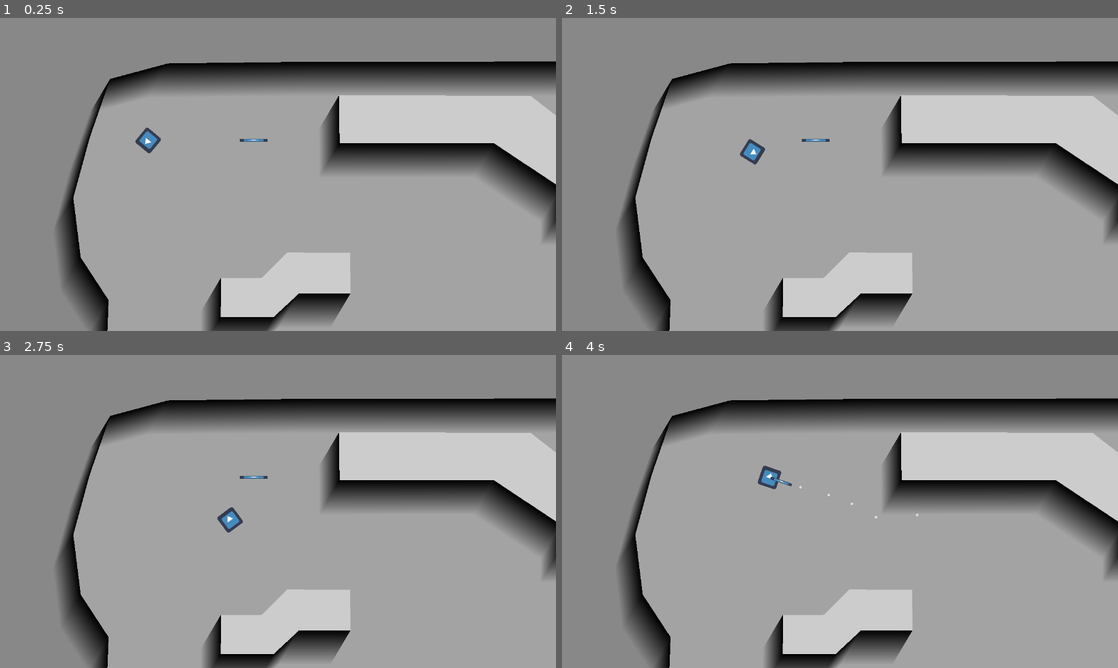
Above: before the commit, frames 1-4 (two rows, left to right).
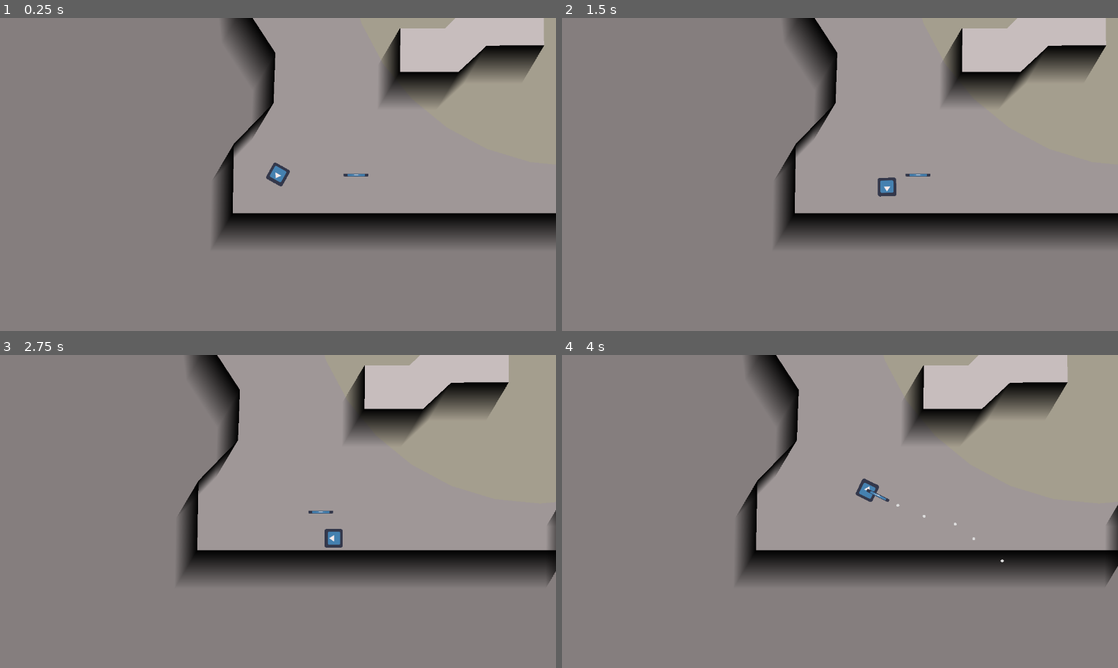
Above: after the commit, the same moments.

Repository: nelsonwenner/godot-topdown-shooter
Game: Godot game, scene res://src/scenes/levels/LevelOne.tscn
Same seed, same stepped clock (60 frames per second), same inputs: the game is played once before the commit and once after it. This scene is started directly instead of the project's main scene. The engine's default icon, where the game draws it, is replaced by a stand-in: a white triangle on a blue panel in a dark square.
Inputs (mouse positions are in pixels of both pictures, inside the frame that each line leads up to):
- Up to frame 1 (0.25 s): no input
- Up to frame 2 (1.5 s): tap Enter at 0.5 s; move the mouse to (962, 158) at 0.52 s; press the mouse at (962, 158) at 0.53 s; hold D (player_right) 0.53-1.28 s; tap E (pickup) at 0.6 s; move the mouse to (728, 190) at 1.27 s; release the mouse at (728, 190) at 1.28 s; hold S (player_down) from 1.28 s (still down); click (728, 190) at 1.35 s
- Up to frame 3 (2.75 s): tap E (pickup) at 1.55, 2.1 s; move the mouse to (333, 442) at 2.02 s; release S (player_down) at 2.03 s; press the mouse at (333, 442) at 2.03 s; hold D (player_right) from 2.03 s (still down)
- Up to frame 4 (4 s): move the mouse to (812, 574) at 2.77 s; release D (player_right) at 2.78 s; release the mouse at (812, 574) at 2.78 s; hold W (player_up) 2.78-3.53 s; click (812, 574) at 2.85 s; tap E (pickup) at 3.05, 3.6 s; move the mouse to (1006, 558) at 3.52 s; press the mouse at (1006, 558) at 3.53 s; hold A (player_left) from 3.53 s (still down)

The runs differ from the first frame. In frame 1, 68% of the frame differs, in the area x 10-100%, y 0-100%; in frame 2, 68%; in frame 3, 67%; in frame 4, 66%.

Commit message:
refat: refactored weapon

Diff:
--- a/project.godot
+++ b/project.godot
@@ -66,9 +66,9 @@
 
 [layer_names]
 
-2d_physics/layer_1="wall"
+2d_physics/layer_1="walls"
 2d_physics/layer_2="player"
-2d_physics/layer_3="enemy"
+2d_physics/layer_3="enemies"
 2d_physics/layer_4="bullet"
 
 [rendering]
--- /dev/null
+++ b/src/scenes/enemies/Enemy.gd
@@ -0,0 +1,76 @@
+extends KinematicBody2D
+
+onready var weapon = preload("res://src/scenes/weapons/weapon.tscn")
+
+export (int) var detect_radius
+var vis_color = Color(.867, .91, .247, 0.1)
+var laser_color = Color(1.0, .329, .298)
+
+var weapon_instance = null
+
+var can_shoot = true
+
+var hit_pos
+var target
+
+
+func _ready():
+	$ShootWeaponTime.wait_time = 0.2
+	$Sprite.self_modulate = Color(0.2, 0, 0)
+	var shape = CircleShape2D.new()
+	shape.radius = detect_radius
+	$Visibility/CollisionShape2D.shape = shape
+	_init_weapon()
+
+
+func _init_weapon():
+	weapon_instance = weapon.instance()
+	weapon_instance.position.x = 40
+	add_child(weapon_instance)
+	weapon_instance._ini(
+		self,"AK47",null,1,
+		0.8,0.1,500,1,700,
+		0,36,10,0.1
+	)
+
+func _physics_process(_delta):
+	update()
+	if target:
+		_aim()
+
+func _aim():
+	var space_state = get_world_2d().direct_space_state
+	var result = space_state.intersect_ray(position,
+		target.position, [self], collision_mask)
+	if result:
+		hit_pos = result.position
+		if result.collider.name == "player":
+			get_node("Sprite").self_modulate.r = 1.0
+			rotation = (target.position - position).angle()
+			if can_shoot:
+				weapon_instance.shoot(target.position)
+
+
+func _draw():
+	draw_circle(Vector2(0, 0), detect_radius, vis_color)
+	if target:
+		draw_circle((hit_pos - position).rotated(-rotation), 5, laser_color)
+		draw_line(Vector2(), (hit_pos - position).rotated(-rotation), laser_color)
+
+
+func _on_Visibility_body_entered(_body):
+	if target: return
+	var bodies = $"Visibility".get_overlapping_bodies()
+	for body in bodies:
+		if body.name == "player":
+			target = body
+
+
+func _on_Visibility_body_exited(_body):
+	if _body == target:
+		get_node("Sprite").self_modulate.r = 0.2
+		target = null
+
+
+func _on_ShootWeaponTime_timeout():
+	can_shoot = true
--- /dev/null
+++ b/src/scenes/enemies/Enemy.tscn
@@ -0,0 +1,29 @@
+[gd_scene load_steps=4 format=2]
+
+[ext_resource path="res://icon.png" type="Texture" id=1]
+[ext_resource path="res://src/scenes/enemies/Enemy.gd" type="Script" id=2]
+
+[sub_resource type="RectangleShape2D" id=1]
+extents = Vector2( 30.556, 31.3067 )
+
+[node name="Enemy" type="KinematicBody2D"]
+scale = Vector2( 0.8, 0.8 )
+collision_layer = 4
+collision_mask = 3
+script = ExtResource( 2 )
+detect_radius = 600
+
+[node name="Sprite" type="Sprite" parent="."]
+texture = ExtResource( 1 )
+
+[node name="Collision" type="CollisionShape2D" parent="."]
+shape = SubResource( 1 )
+
+[node name="ShootWeaponTime" type="Timer" parent="."]
+
+[node name="Visibility" type="Area2D" parent="."]
+
+[node name="CollisionShape2D" type="CollisionShape2D" parent="Visibility"]
+[connection signal="timeout" from="ShootWeaponTime" to="." method="_on_ShootWeaponTime_timeout"]
+[connection signal="body_entered" from="Visibility" to="." method="_on_Visibility_body_entered"]
+[connection signal="body_exited" from="Visibility" to="." method="_on_Visibility_body_exited"]
--- a/src/scenes/levels/LevelOne.tscn
+++ b/src/scenes/levels/LevelOne.tscn
@@ -1,10 +1,14 @@
-[gd_scene load_steps=4 format=2]
+[gd_scene load_steps=6 format=2]
 
 [ext_resource path="res://src/scenes/player/player.tscn" type="PackedScene" id=1]
 [ext_resource path="res://src/scenes/weapons/weapon.tscn" type="PackedScene" id=2]
 [ext_resource path="res://src/effects/shadown.tscn" type="PackedScene" id=3]
+[ext_resource path="res://src/scenes/enemies/Enemy.tscn" type="PackedScene" id=4]
+[ext_resource path="res://icon.png" type="Texture" id=5]
 
 [node name="LevelOne" type="Node2D"]
+modulate = Color( 0.972549, 0.92549, 0.92549, 1 )
+self_modulate = Color( 0.937255, 0.0392157, 0.0392157, 1 )
 __meta__ = {
 "_edit_horizontal_guides_": [  ]
 }
@@ -69,8 +73,13 @@
 [node name="Walls" type="Node2D" parent="Environment"]
 
 [node name="ShadedAllPoly1" type="Polygon2D" parent="Environment/Walls"]
+position = Vector2( -890.362, -6.00237 )
+scale = Vector2( 1.63828, 1.22206 )
 color = Color( 0.537255, 0.537255, 0.537255, 1 )
-polygon = PoolVector2Array( 1920.49, 0.184875, -3.47266, -2.19653, -0.644226, 1081.09, 1922.69, 1086.75 )
+polygon = PoolVector2Array( 2378.69, -474.214, 1099.31, -453.149, -3.52032, -453.149, -1.91064, 1249.69, 2378.69, 1265.14 )
+__meta__ = {
+"_edit_lock_": true
+}
 
 [node name="ShadedAllPoly2" type="Polygon2D" parent="Environment/Walls"]
 position = Vector2( 15.1021, 0 )
@@ -91,9 +100,13 @@
 [node name="Characters" type="Node2D" parent="."]
 
 [node name="player" parent="Characters" instance=ExtResource( 1 )]
-position = Vector2( 341.147, 281.817 )
+position = Vector2( 255.427, 900.903 )
+
+[node name="Enemy" parent="Characters" instance=ExtResource( 4 )]
+position = Vector2( 871.924, 404.543 )
 
 [node name="Items" type="Node2D" parent="."]
 
 [node name="weapon" parent="Items" instance=ExtResource( 2 )]
-position = Vector2( 583.852, 281.363 )
+position = Vector2( 417.175, 902.037 )
+SPRITE_WEAPON = ExtResource( 5 )
--- a/src/scenes/player/player.tscn
+++ b/src/scenes/player/player.tscn
@@ -8,7 +8,7 @@
 
 [node name="Player" type="KinematicBody2D"]
 light_mask = 2
-scale = Vector2( 0.7, 0.7 )
+scale = Vector2( 0.6, 0.6 )
 collision_layer = 2
 script = ExtResource( 2 )
 
@@ -21,3 +21,9 @@
 [node name="PlayerPositionWeapon" type="Position2D" parent="."]
 position = Vector2( 40.6356, 0 )
 scale = Vector2( 2, 2 )
+
+[node name="Camera2D" type="Camera2D" parent="."]
+current = true
+zoom = Vector2( 0.9, 0.9 )
+drag_margin_h_enabled = true
+drag_margin_v_enabled = true
--- a/src/scenes/weapons/weapon.gd
+++ b/src/scenes/weapons/weapon.gd
@@ -1,13 +1,19 @@
 extends Area2D
 
 onready var bullet = preload("res://src/scenes/bullets/BaseBullet.tscn")
+
+export var WEAPON_TYPE = "AK47"
+export (Texture) var SPRITE_WEAPON
+
+var SCALE_WEAPON_X = 0.8
+var SCALE_WEAPON_Y = 0.1
+
 export var bullet_color:Color
-
-var BULLET_SIZE = 1
-var BULLETS = 1
 var BULLET_SPEED = 500
 var SHOOT_RAGE = 700
+var BULLET_SIZE = 1
 var KNOCKBACK = 0
+var BULLETS = 1
 var DAMAGE = 10
 var STRAY = 0.1
 
@@ -17,91 +23,122 @@
 var MAX_SLOT = 36
 var SLOT = -1
 
-var WEAPON_TYPE = "UZI"
+var picked = false
+var can_pick: bool
+
+var player_hand = null
+
+var PLAYER = null
+var ENEMY = null
 
 var can_shoot = true
 
-var can_pick: bool
-var picked = false
-var player_hand
-var player
 
+func _ini(
+		enemy_instance,
+		weapon_type,
+		sprite_weapon,
+		bullet_quantity,
+		scale_weapon_x,
+		scale_weapon_y,
+		bullet_speed,
+		bullet_size,
+		shoot_range,
+		knockback,
+		max_slot,
+		damage,
+		stray
+	):
 
-func _ini(type,shoot_weapon_time,reload_weapon_time,bullet_quantity,bullet_speed,bullet_size,shoot_range,knockback,max_slot,damage,stray):
-	SHOOT_WEAPON_TIME = shoot_weapon_time
-	RELOAD_WEAPON_TIME = reload_weapon_time
+	SCALE_WEAPON_X = scale_weapon_x
+	SCALE_WEAPON_Y = scale_weapon_y
+	SPRITE_WEAPON = sprite_weapon
+	BULLET_SPEED = bullet_speed
+	WEAPON_TYPE = weapon_type
 	BULLETS = bullet_quantity
-	BULLET_SPEED = bullet_speed
 	BULLET_SIZE = bullet_size
 	SHOOT_RAGE = shoot_range
+	ENEMY = enemy_instance
 	KNOCKBACK = knockback
 	MAX_SLOT = max_slot
-	WEAPON_TYPE = type
 	DAMAGE = damage
 	STRAY = stray
 
+
 func _ready():
+	if ENEMY: $CanvasLayer/munition.hide()
 	$ShootWeaponTime.wait_time = SHOOT_WEAPON_TIME
 	$ReloadWeaponTime.wait_time = RELOAD_WEAPON_TIME
+	#$Sprite.texture = SPRITE_WEAPON
+	scale.x = SCALE_WEAPON_X
+	scale.y = SCALE_WEAPON_Y
 	SLOT = MAX_SLOT
+	z_index = 2
 
 
 func _process(_delta):
-	if can_pick:
+	if !ENEMY && can_pick:
 		if Input.is_action_just_pressed("pickup") && !picked:
-			_pick(player, "PlayerPositionWeapon")
+			_pick(PLAYER, "PlayerPositionWeapon")
 
 		if Input.is_action_pressed("shoot") and can_shoot:
-			_shoot()
+			shoot(get_global_mouse_position())
 
 
 func _physics_process(_delta):
-	if picked:
-		z_index = 2
-		scale.x = 0.8
-		scale.y = 0.5
-		position = player_hand.get_global_position() + Vector2(0, 0).rotated(rotation)
-		rotation = player_hand.get_global_rotation()
-		_reload()
+	if !ENEMY && picked:
+		_add_weapon_in_player()
 
 
 func _on_weapon_body_entered(_body):
-	var bodies = $".".get_overlapping_bodies()
+	var bodies = get_node(".").get_overlapping_bodies()
 	for body in bodies:
 		if body.name == "player" && !picked:
-			player = body # set player var to the overlapping body
+			PLAYER = body
 			can_pick = true
 
 
-func _shoot():
+func shoot(pos):
 	if SLOT > 0:
 		for i in BULLETS:
 			var bullet_instance = bullet.instance()
-			var weapon_position = $WeaponPosition.get_global_position() + Vector2(0, 0).rotated(rotation)
-			var weapon_rotation = $WeaponPosition.get_global_rotation() + deg2rad(90)
+			var weapon_position = get_node("WeaponPosition").get_global_position() + Vector2(0, 0).rotated(rotation)
+			var weapon_rotation = get_node("WeaponPosition").get_global_rotation() + deg2rad(90)
 
-			var target = (get_global_mouse_position() - weapon_position).normalized()
+			var target = (pos - weapon_position).normalized()
 
-			if STRAY > 0:
-				target = target.rotated(rand_range(STRAY*-1,STRAY))
+			if STRAY > 0: target = target.rotated(rand_range(STRAY*-1,STRAY))
 
 			bullet_instance._ini(
 				target,rand_range(BULLET_SPEED*0.9, BULLET_SPEED*1.1),
 				weapon_position, weapon_rotation,
 				SHOOT_RAGE, DAMAGE, KNOCKBACK,
-				bullet_color, BULLET_SIZE
-			)
-			$BulletContainer.add_child(bullet_instance)
-			SLOT -= 1
-			$CanvasLayer/munition.text = str(SLOT) + "/" + str(MAX_SLOT)
-		can_shoot = false
-		$ShootWeaponTime.start()
+				bullet_color, BULLET_SIZE)
+
+			get_node("BulletContainer").add_child(bullet_instance)
+
+			if PLAYER:
+				SLOT -= 1
+				get_node("CanvasLayer/munition").text = str(SLOT) + "/" + str(MAX_SLOT)
+
+		if PLAYER:
+			can_shoot = false
+			get_node("ShootWeaponTime").start()
+		else:
+			ENEMY.can_shoot = false
+			ENEMY.get_node('ShootWeaponTime').start()
 
 
 func _pick(picker_current, player_position_hand):
-	player_hand = picker_current.get_node(player_position_hand) # reference player_hand
+	player_hand = picker_current.get_node(player_position_hand)
 	position = picker_current.get_global_position()
 	picked = true
+
+
+func _add_weapon_in_player():
+		position = player_hand.get_global_position() + Vector2(0, 0).rotated(rotation)
+		rotation = player_hand.get_global_rotation()
+		_reload()
 
 
 func _reload():
--- a/src/scenes/weapons/weapon.tscn
+++ b/src/scenes/weapons/weapon.tscn
@@ -4,17 +4,15 @@
 [ext_resource path="res://src/scenes/weapons/weapon.gd" type="Script" id=2]
 
 [sub_resource type="RectangleShape2D" id=1]
-extents = Vector2( 31.9595, 6.125 )
+extents = Vector2( 31.9595, 31.6679 )
 
 [node name="Weapon" type="Area2D"]
-scale = Vector2( 1, 0.6 )
 collision_layer = 0
 collision_mask = 2
 script = ExtResource( 2 )
 bullet_color = Color( 0.866667, 0.866667, 0.866667, 1 )
 
 [node name="Sprite" type="Sprite" parent="."]
-scale = Vector2( 1, 0.2 )
 texture = ExtResource( 1 )
 
 [node name="Collision" type="CollisionShape2D" parent="."]
--- /dev/null
+++ b/src/scripts/WeaponBase.gd
@@ -0,0 +1,46 @@
+extends Area2D
+
+onready var bullet = preload("res://src/scenes/bullets/BaseBullet.tscn")
+export var bullet_color:Color
+
+var BULLET_SIZE = 1
+var BULLETS = 1
+var BULLET_SPEED = 500
+var SHOOT_RAGE = 700
+var KNOCKBACK = 0
+var DAMAGE = 10
+var STRAY = 0.1
+
+var SHOOT_WEAPON_TIME = 0.1
+var RELOAD_WEAPON_TIME = 2.5
+
+var MAX_SLOT = 36
+var SLOT = -1
+
+var WEAPON_TYPE = "AK47"
+
+func _ini(
+		weapon_type,
+		shoot_weapon_time,
+		reload_weapon_time,
+		bullet_quantity,
+		bullet_speed,
+		bullet_size,
+		shoot_range,
+		knockback,
+		max_slot,
+		damage,
+		stray
+	):
+
+	SHOOT_WEAPON_TIME = shoot_weapon_time
+	RELOAD_WEAPON_TIME = reload_weapon_time
+	BULLET_SPEED = bullet_speed
+	WEAPON_TYPE = weapon_type
+	BULLETS = bullet_quantity
+	BULLET_SIZE = bullet_size
+	SHOOT_RAGE = shoot_range
+	KNOCKBACK = knockback
+	MAX_SLOT = max_slot
+	DAMAGE = damage
+	STRAY = stray
